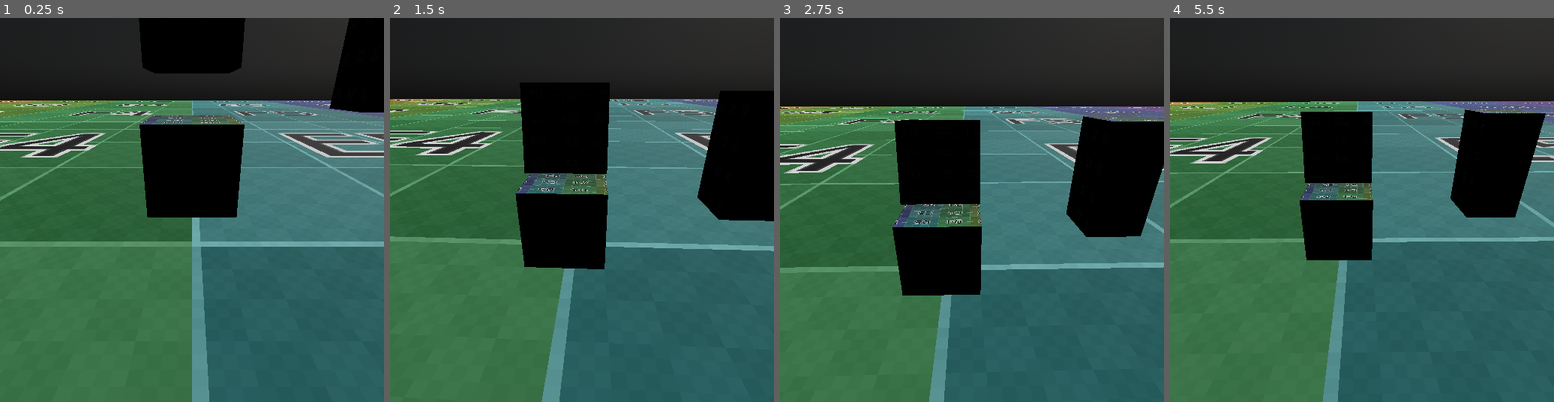
Above: before the commit, frames 1-4 (left to right).
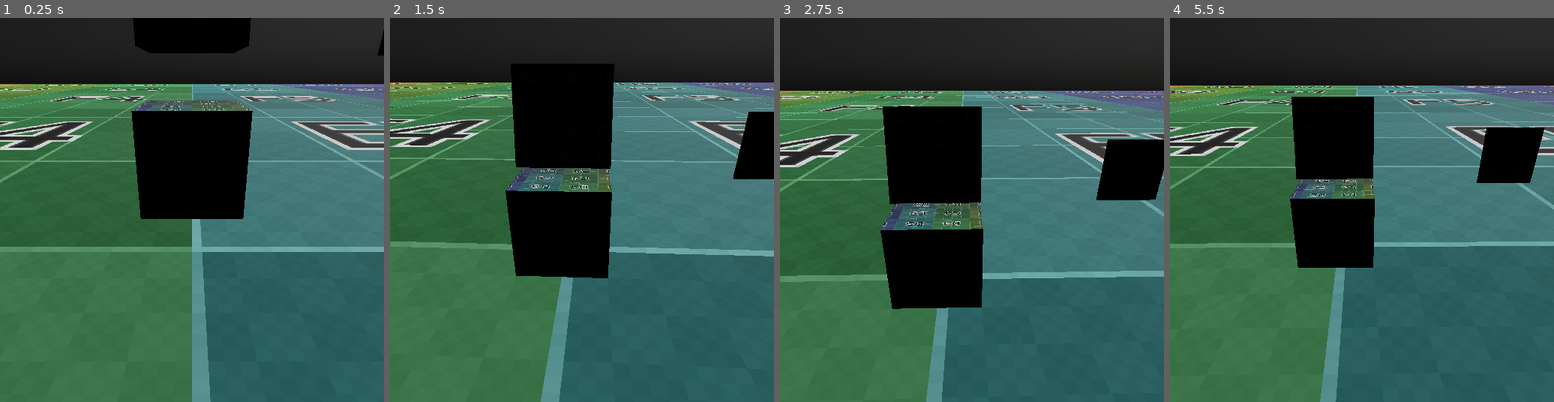
Above: after the commit, the same moments.

Repository: baiango/Godot-Fracture
Game: Godot game, scene res://iter_1/world.tscn
The game is run twice, just before and just after one commit, with the same random seed, the same clock (stepped at 60 frames per second) and the same inputs.
Inputs (mouse positions are in pixels of both pictures, inside the frame that each line leads up to):
- Up to frame 1 (0.25 s): no input
- Up to frame 2 (1.5 s): move the mouse to (601, 210) at 0.52 s; tap A (a) at 0.6 s; tap D (d) at 0.8, 1.35 s; move the mouse to (562, 210) at 1.27 s
- Up to frame 3 (2.75 s): tap E (e) at 1.55, 2.1 s; tap Enter at 2 s; move the mouse to (979, 202) at 2.02 s; tap Q (q) at 2.3 s
- Up to frame 4 (5.5 s): tap Space at 2.75, 4.25 s; move the mouse to (1358, 217) at 2.77 s; tap Q (q) at 2.85 s; tap S (s) at 3.05, 3.6 s; tap Enter at 3.5, 5 s; move the mouse to (1388, 213) at 3.52 s; tap A (a) at 3.8, 4.35 s; move the mouse to (1331, 206) at 4.27 s; tap D (d) at 4.55, 5.1 s; move the mouse to (1365, 210) at 5.02 s; tap E (e) at 5.3 s

The runs differ from the first frame. In frame 1, 20% of the frame differs, in the area x 0-100%, y 0-100%; in frame 2, 18%; in frame 3, 20%, in the area x 0-100%, y 18-100%; in frame 4, 17%.

Commit message:
Cp6: Trying to subdivide the quad

Diff:
--- /dev/null
+++ b/gdscript_ref/iter_1/lod1.gd
@@ -0,0 +1,6 @@
+extends Subdivision
+
+
+func _ready():
+#	set_mesh($"../MeshInstance3D".get_mesh())
+	print(mesh.get_faces())
--- /dev/null
+++ b/gdscript_ref/iter_1/subdivision.gd
@@ -0,0 +1,22 @@
+class_name Subdivision extends MeshInstance3D
+
+
+func subdivide():
+	split()
+	average()
+
+
+func split():
+	pass
+
+
+func average():
+	pass
+
+
+func tri_to_quad():
+	pass
+
+
+func quad_to_tri():
+	pass
--- a/gdscript_ref/iter_1/world.tscn
+++ b/gdscript_ref/iter_1/world.tscn
@@ -1,7 +1,8 @@
-[gd_scene load_steps=13 format=3 uid="uid://c5hshsxfummgl"]
+[gd_scene load_steps=15 format=3 uid="uid://c5hshsxfummgl"]
 
 [ext_resource type="Material" uid="uid://crlkt56j8b1s7" path="res://res/color_grid.material" id="1_vc1mf"]
 [ext_resource type="Script" path="res://iter_1/camera.gd" id="1_wenw2"]
+[ext_resource type="Script" path="res://iter_1/lod1.gd" id="3_o3p46"]
 
 [sub_resource type="QuadMesh" id="QuadMesh_swvl7"]
 size = Vector2(128, 128)
@@ -11,6 +12,7 @@
 data = PackedVector3Array(64, 0, 64, -64, 0, 64, 64, 0, -64, -64, 0, 64, -64, 0, -64, 64, 0, -64)
 
 [sub_resource type="PhysicalSkyMaterial" id="PhysicalSkyMaterial_ihoib"]
+use_debanding = false
 
 [sub_resource type="Sky" id="Sky_j7oeo"]
 sky_material = SubResource("PhysicalSkyMaterial_ihoib")
@@ -25,6 +27,8 @@
 [sub_resource type="BoxMesh" id="BoxMesh_lxd4g"]
 
 [sub_resource type="BoxShape3D" id="BoxShape3D_kc2sr"]
+
+[sub_resource type="QuadMesh" id="QuadMesh_k7j3m"]
 
 [sub_resource type="BoxMesh" id="BoxMesh_lpamu"]
 size = Vector3(1, 2, 1)
@@ -59,6 +63,7 @@
 
 [node name="Camera3D" type="Camera3D" parent="Node3D/h/v"]
 transform = Transform3D(1, 0, 0, 0, 0.90335, 0.428904, 0, -0.428904, 0.90335, 0, 0, 0)
+fov = 67.3801
 script = ExtResource("1_wenw2")
 
 [node name="CharacterBody3D" type="CharacterBody3D" parent="Node3D/h/v/Camera3D"]
@@ -90,7 +95,14 @@
 [node name="rect_box" type="RigidBody3D" parent="."]
 transform = Transform3D(1, 0, 0, 0, 1, 0, 0, 0, 1, 3, 3, -1.4)
 
+[node name="lod1" type="MeshInstance3D" parent="rect_box"]
+material_override = ExtResource("1_vc1mf")
+mesh = SubResource("QuadMesh_k7j3m")
+skeleton = NodePath("../MeshInstance3D")
+script = ExtResource("3_o3p46")
+
 [node name="MeshInstance3D" type="MeshInstance3D" parent="rect_box"]
+visible = false
 material_override = ExtResource("1_vc1mf")
 mesh = SubResource("BoxMesh_lpamu")
 
Not shown, changed: rust_ref/src/voronoi.rs
